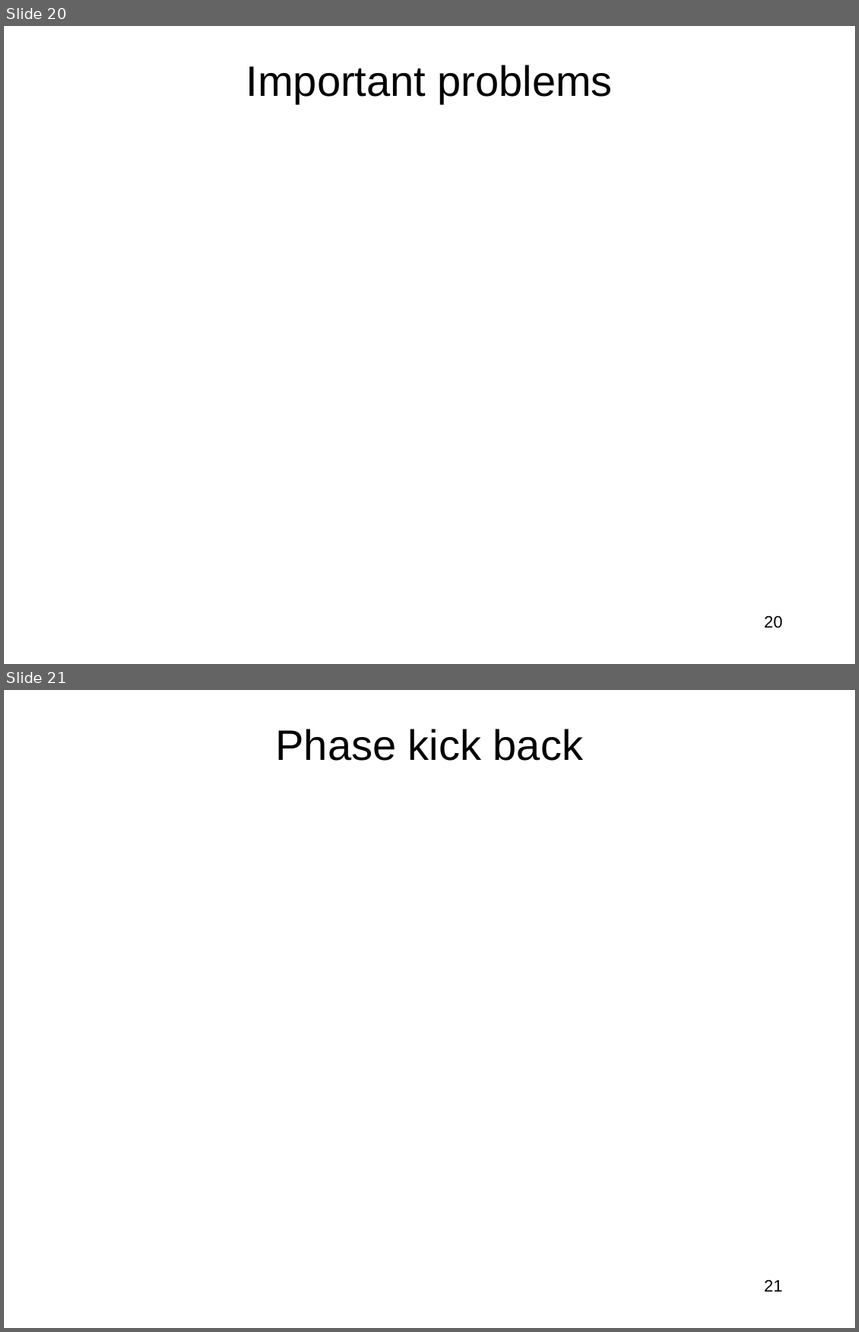
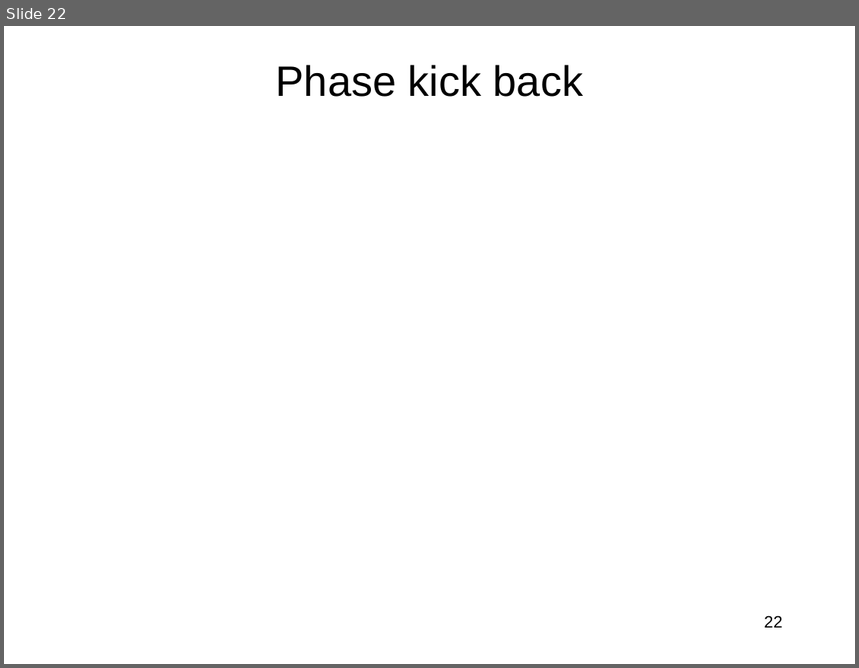
Before and after one commit to jlmucb/class_notes, a slide deck: BerkeleyClass/CS290Spring2013/Lectures/QC.pptx. Shown one above the other, each under a label of ours: slides 20 and 21 before the commit, slide 22 after it. The pictures are 859x1332 and 859x668 pixels, drawn with LibreOffice and Linux fonts; fonts in the diff are those of the drawing; grey boxes stand for pictures. Boxes give left, top, right and bottom in pixels: in the first picture for what was removed or moved away, otherwise in the second. Text is boxed around its words. In the diff, an @@ line names an element or a change of style, - is before the commit and + after.

```diff
--- a/BerkeleyClass/CS290Spring2013/Lectures/QC.pptx
+++ b/BerkeleyClass/CS290Spring2013/Lectures/QC.pptx
@@ slide 20 removed at [4,26,855,664], background #FFFFFF @@
@@ title removed at [246,65,613,104] @@
-Important problems
@@ page number removed at [764,616,782,629] @@
-20
@@ what was slide 21 is now slide 22 @@
@@ page number at [764,616,782,628]: text changed @@
-21
+22
```
Also in this commit, not shown: 6 slides changed, 7 slides added, 3 other slides removed.
